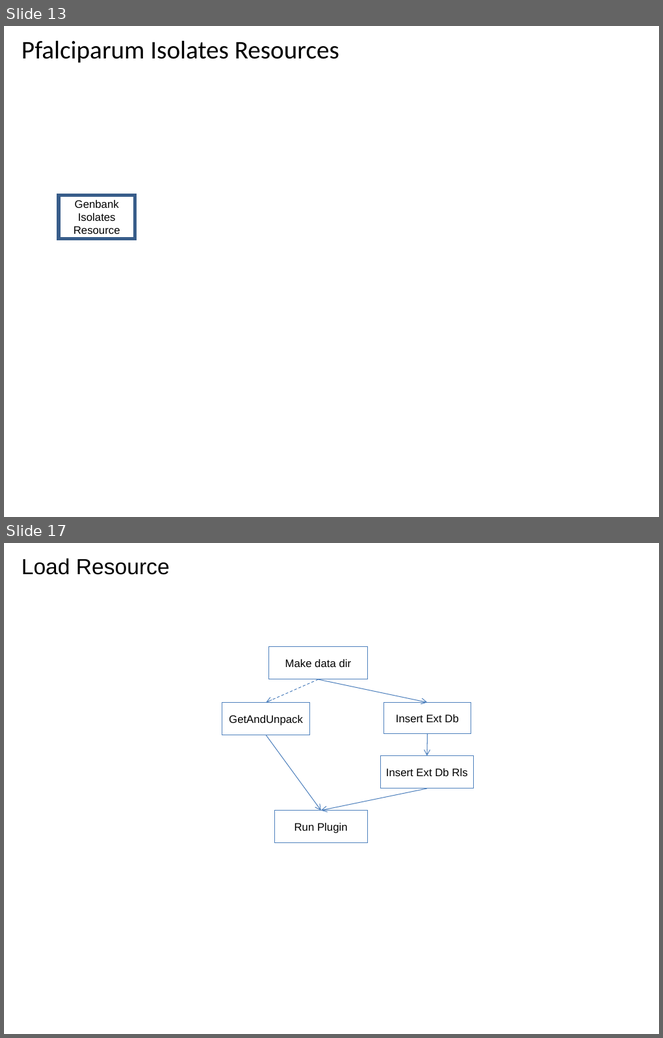
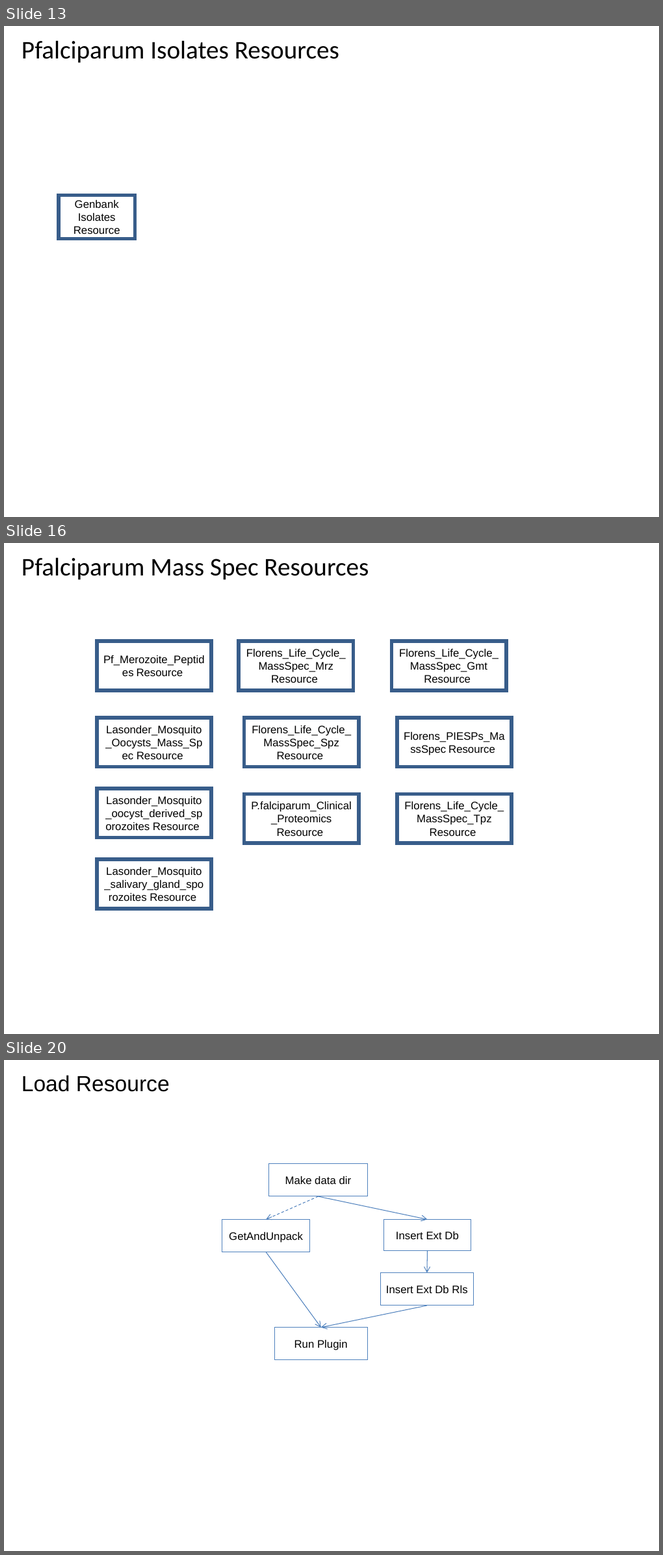
Before and after one commit to VEuPathDB/ApiCommonWorkflow, a slide deck: Main/doc/IntegratedWorkflow.ppt. Shown one above the other, each under a label of ours: slides 13 and 17 before the commit, slides 13, 16 and 20 after it; the slides between them are not shown. The pictures are 663x1038 and 663x1555 pixels, drawn with LibreOffice and Linux fonts; fonts in the diff are those of the drawing. Boxes give left, top, right and bottom in pixels: in the first picture for what was removed or moved away, otherwise in the second. Text is boxed around its words. In the diff, an @@ line names an element or a change of style, - is before the commit and + after.

```diff
--- a/Main/doc/IntegratedWorkflow.ppt
+++ b/Main/doc/IntegratedWorkflow.ppt
@@ slide 16 added at (4, 543, 659, 1034), background #FFFFFF @@
@@ title added at (22, 557, 369, 580), 28 pt, text #000000 @@
+Pfalciparum Mass Spec Resources
@@ rectangle added at (97, 641, 212, 691), outline #385D8A 4 pt, 12 pt, text #000000 @@
+Pf_Merozoite_Peptides Resource
@@ rectangle added at (239, 641, 353, 691), outline #385D8A 4 pt, 12 pt, text #000000 @@
+Florens_Life_Cycle_MassSpec_Mrz Resource
@@ rectangle added at (392, 641, 506, 691), outline #385D8A 4 pt, 12 pt, text #000000 @@
+Florens_Life_Cycle_MassSpec_Gmt Resource
@@ rectangle added at (97, 718, 212, 767), outline #385D8A 4 pt, 12 pt, text #000000 @@
+Lasonder_Mosquito_Oocysts_Mass_Spec Resource
@@ rectangle added at (244, 718, 359, 767), outline #385D8A 4 pt, 12 pt, text #000000 @@
+Florens_Life_Cycle_MassSpec_Spz Resource
@@ rectangle added at (397, 718, 512, 767), outline #385D8A 4 pt, 12 pt, text #000000 @@
+Florens_PIESPs_MassSpec Resource
@@ rectangle added at (97, 789, 212, 838), outline #385D8A 4 pt, 12 pt, text #000000 @@
+Lasonder_Mosquito_oocyst_derived_sporozoites Resource
@@ rectangle added at (244, 794, 359, 843), outline #385D8A 4 pt, 12 pt, text #000000 @@
+P.falciparum_Clinical_Proteomics Resource
@@ rectangle added at (397, 794, 512, 843), outline #385D8A 4 pt, 12 pt, text #000000 @@
+Florens_Life_Cycle_MassSpec_Tpz Resource
@@ rectangle added at (97, 860, 212, 908), outline #385D8A 4 pt, 12 pt, text #000000 @@
+Lasonder_Mosquito_salivary_gland_sporozoites Resource
@@ what was slide 17 is now slide 20 @@
```
Also in this commit, not shown: 4 slides changed, 2 other slides added.
